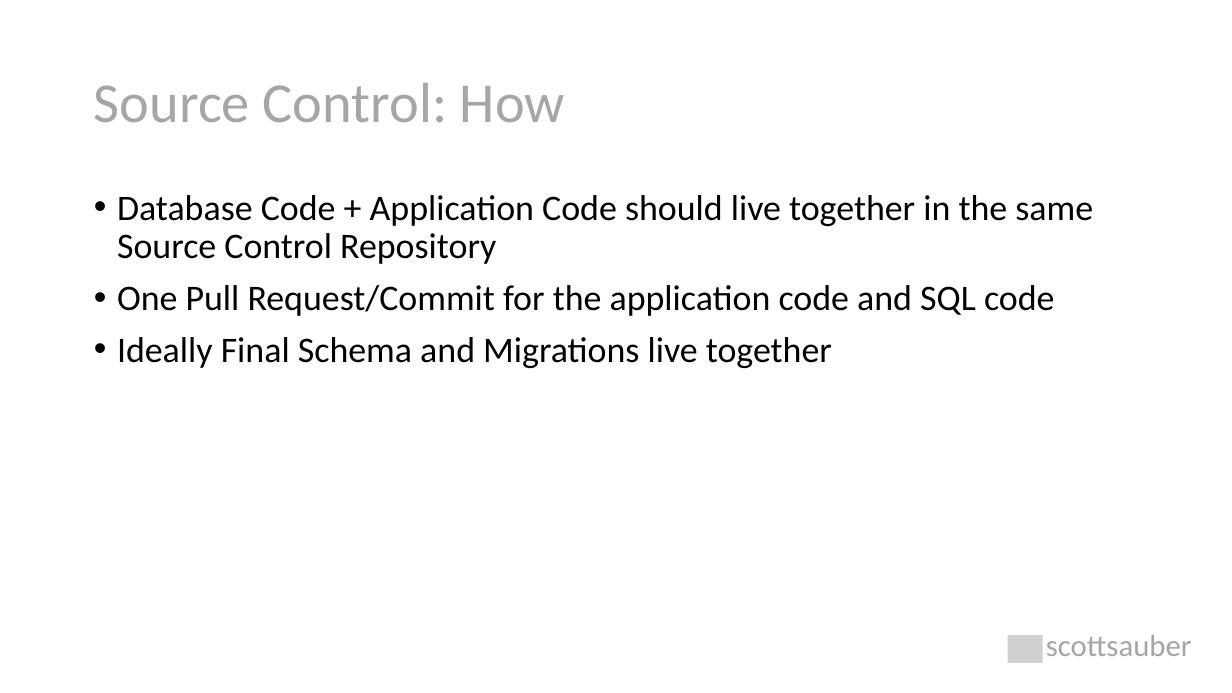
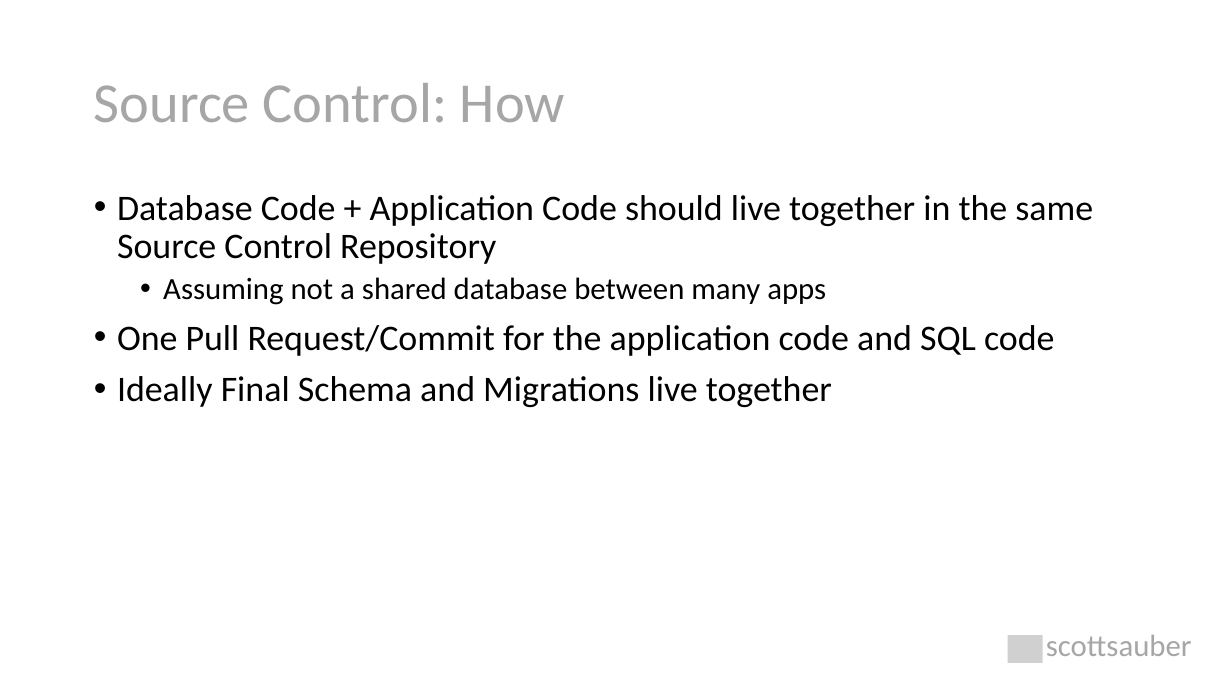
Before and after one commit to scottsauber/talks, a slide deck: slide 23 of 2022-05-11-NDCLondon-DatabaseDevOps/database-devops.pptx. Drawn at 1232x693 pixels with LibreOffice and Linux fonts; fonts in the diff are those of the drawing; grey boxes stand for pictures. Boxes give left, top, right and bottom in pixels: in the first picture for what was removed or moved away, otherwise in the second. Text is boxed around its words. In the diff, an @@ line names an element or a change of style, - is before the commit and + after.

```diff
--- a/2022-05-11-NDCLondon-DatabaseDevOps/database-devops.pptx
+++ b/2022-05-11-NDCLondon-DatabaseDevOps/database-devops.pptx
@@ text at (x1=163, y1=277, x2=826, y2=305): paragraph added @@
+  • Assuming not a shared database between many apps
```
Also in this commit, not shown: 9 other slides changed, 1 slide added, 1 slide removed.
